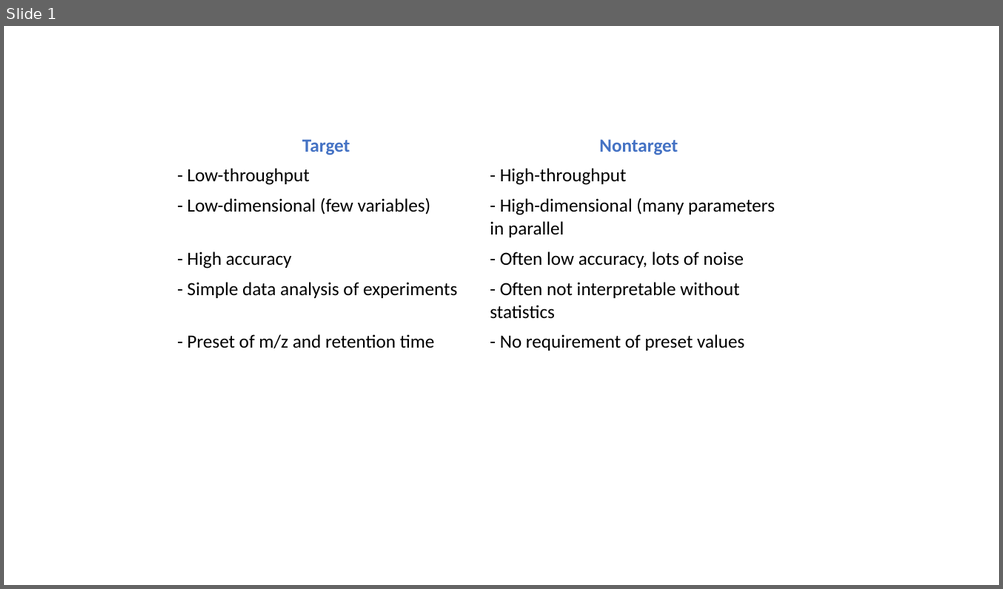
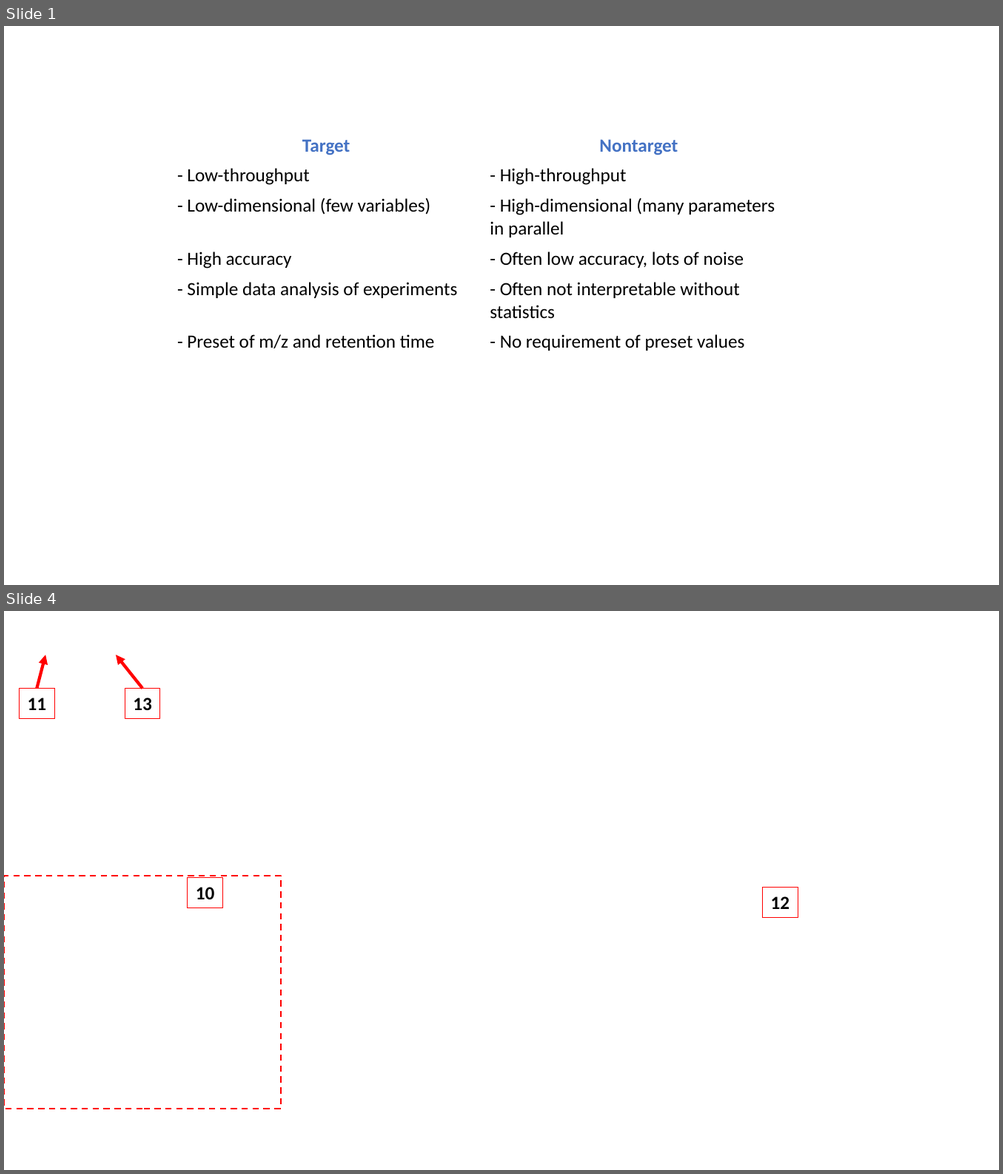
Before and after one commit to WBS-TW/HRMS-SSANTA, a slide deck: images/figures.pptx. Shown one above the other, each under a label of ours: slide 1 before the commit, slides 1 and 4 after it; the slides between them are not shown. The pictures are 1003x589 and 1003x1174 pixels, drawn with LibreOffice and Linux fonts; fonts in the diff are those of the drawing; background and template pictures are left out. Boxes give left, top, right and bottom in pixels: in the first picture for what was removed or moved away, otherwise in the second. Text is boxed around its words. In the diff, an @@ line names an element or a change of style, - is before the commit and + after.

```diff
--- a/images/figures.pptx
+++ b/images/figures.pptx
@@ slide 4 added at (4,611,999,1170), background picture (left out) @@
@@ arrow added from (37, 689) to (45, 655), #FF0000 3 pt @@
@@ arrow added from (143, 689) to (116, 655), #FF0000 3 pt @@
@@ rectangle added at (19,689,54,718), fill #FFFFFF at 70% opacity, outline #FF0000 0.75 pt, 18 pt, text #000000, bold @@
+11
@@ rectangle added at (125,689,160,718), fill #FFFFFF at 70% opacity, outline #FF0000 0.75 pt, 18 pt, text #000000, bold @@
+13
@@ rectangle added at (4,876,281,1110), outline #FF0000 1.5 pt dashed @@
@@ rectangle added at (188,878,222,908), fill #FFFFFF at 70% opacity, outline #FF0000 0.75 pt, 18 pt, text #000000, bold @@
+10
@@ rectangle added at (762,888,797,917), fill #FFFFFF at 70% opacity, outline #FF0000 0.75 pt, 18 pt, text #000000, bold @@
+12
```
Also in this commit, not shown: 2 other slides added, 27 other files.
